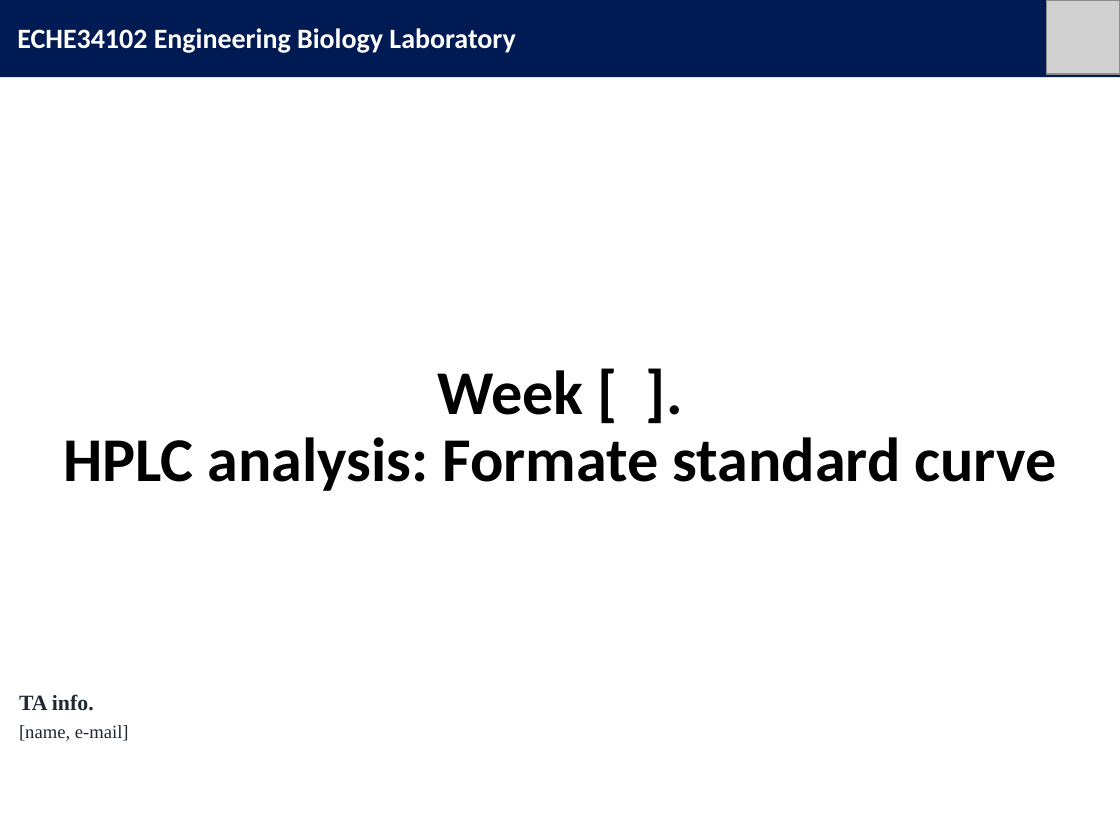
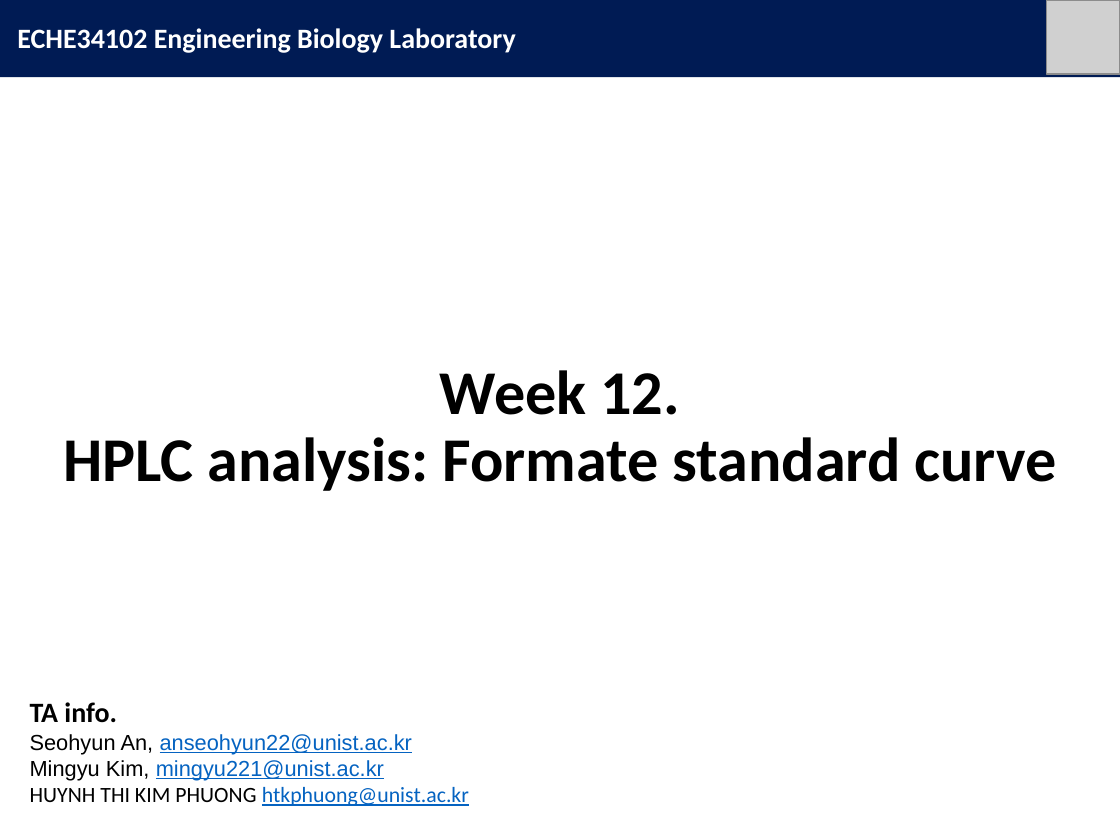
Before and after one commit to mingyu221/office, a slide deck: slide 1 of HPLC_formate_slides_EN.pptx. Drawn at 1120x840 pixels with LibreOffice and Linux fonts; fonts in the diff are those of the drawing; grey boxes stand for pictures. Boxes give left, top, right and bottom in pixels: in the first picture for what was removed or moved away, otherwise in the second. Text is boxed around its words. In the diff, an @@ line names an element or a change of style, - is before the commit and + after.

```diff
--- a/HPLC_formate_slides_EN.pptx
+++ b/HPLC_formate_slides_EN.pptx
@@ title at <box>63,370,1057,491</box>: text changed @@
-Week [ ].
-HPLC analysis: Formate standard curve
+Week 12.
+HPLC analysis: Formate standard curve
@@ text removed at <box>19,694,129,741</box> @@
-TA info.
-[name, e-mail]
@@ text added at <box>30,702,469,806</box>, 14 pt, text #0563C1, underline @@
+TA info.
+Seohyun An, anseohyun22@unist.ac.kr
+Mingyu Kim, mingyu221@unist.ac.kr
+HUYNH THI KIM PHUONG htkphuong@unist.ac.kr
```
Also in this commit, not shown: 1 other file.
